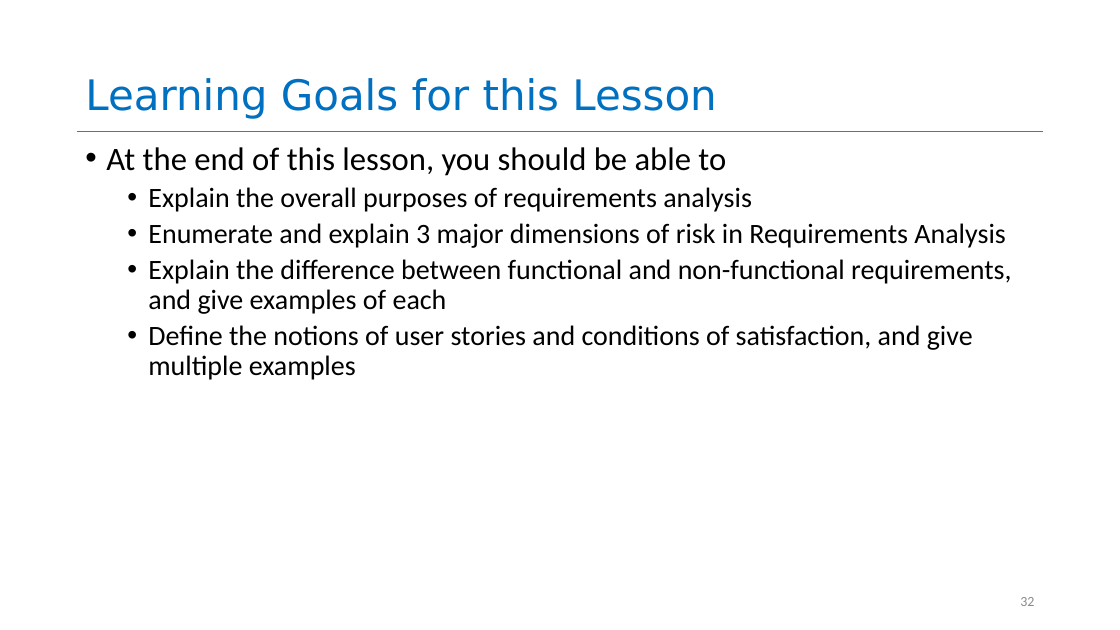
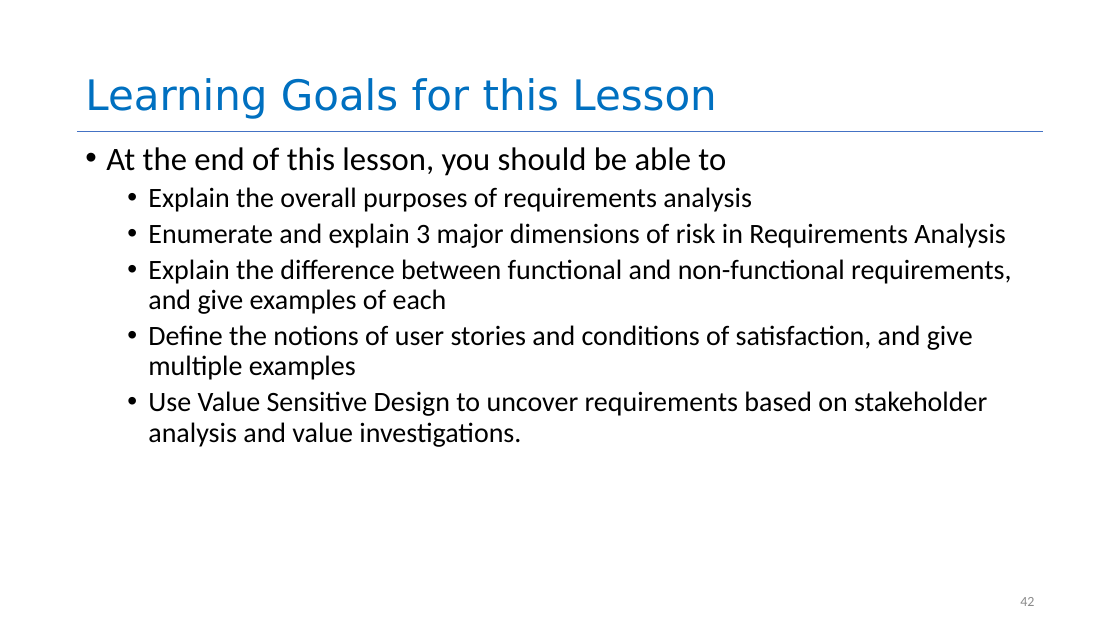
Before and after one commit to yashburshe/CS4530-Fall-2025, a slide deck: slide 42 of Slides/Module 01.2 Requirements Gathering.pptx (slide 32 before the commit). Drawn at 1120x630 pixels with LibreOffice and Linux fonts; fonts in the diff are those of the drawing. Boxes give left, top, right and bottom in pixels: in the first picture for what was removed or moved away, otherwise in the second. Text is boxed around its words. In the diff, an @@ line names an element or a change of style, - is before the commit and + after.

```diff
--- a/Slides/Module 01.2 Requirements Gathering.pptx
+++ b/Slides/Module 01.2 Requirements Gathering.pptx
@@ text at (148, 391, 987, 447): paragraph added @@
+  • Use Value Sensitive Design to uncover requirements based on stakeholder analysis and value investigations.
@@ page number at (1020, 597, 1034, 606): text changed @@
-32
+42
```
Also in this commit, not shown: 4 other slides changed, 1 slide added, 2 slides removed, 1 other file.
